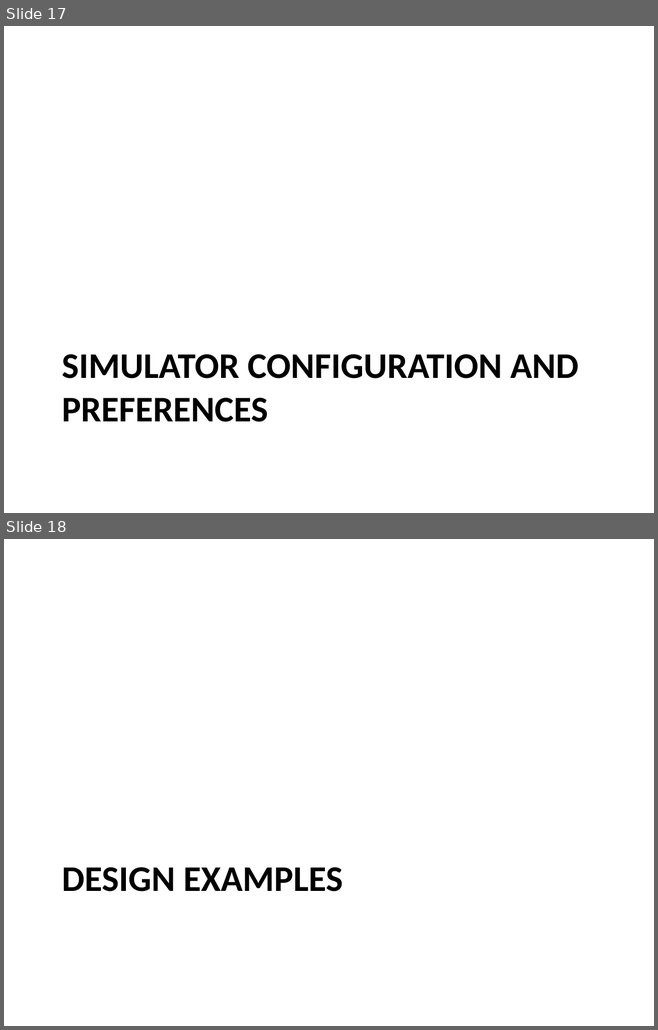
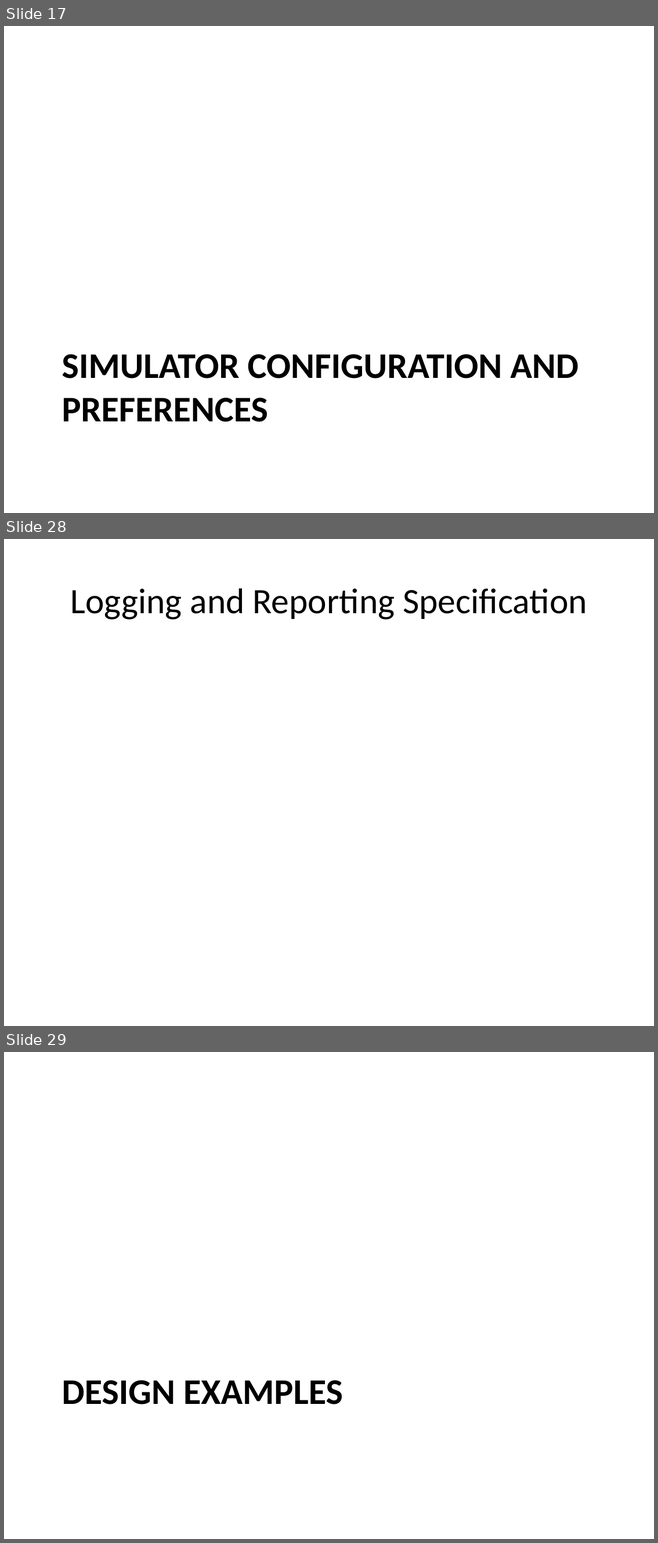
Before and after one commit to timurkelin/simschd, a slide deck: doc/simschd.pptx. Shown one above the other, each under a label of ours: slides 17 and 18 before the commit, slides 17, 28 and 29 after it; the slides between them are not shown. The pictures are 658x1030 and 658x1543 pixels, drawn with LibreOffice and Linux fonts; fonts in the diff are those of the drawing; background and template pictures are left out. Boxes give left, top, right and bottom in pixels: in the first picture for what was removed or moved away, otherwise in the second. Text is boxed around its words. In the diff, an @@ line names an element or a change of style, - is before the commit and + after.

```diff
--- a/doc/simschd.pptx
+++ b/doc/simschd.pptx
@@ slide 28 added at <box>4,539,654,1026</box>, background #FFFFFF @@
@@ title added at <box>70,588,586,620</box>, 39.6 pt, text #000000 @@
+Logging and Reporting Specification
@@ what was slide 18 is now slide 29 @@
```
Also in this commit, not shown: 1 slide changed, 10 other slides added.
